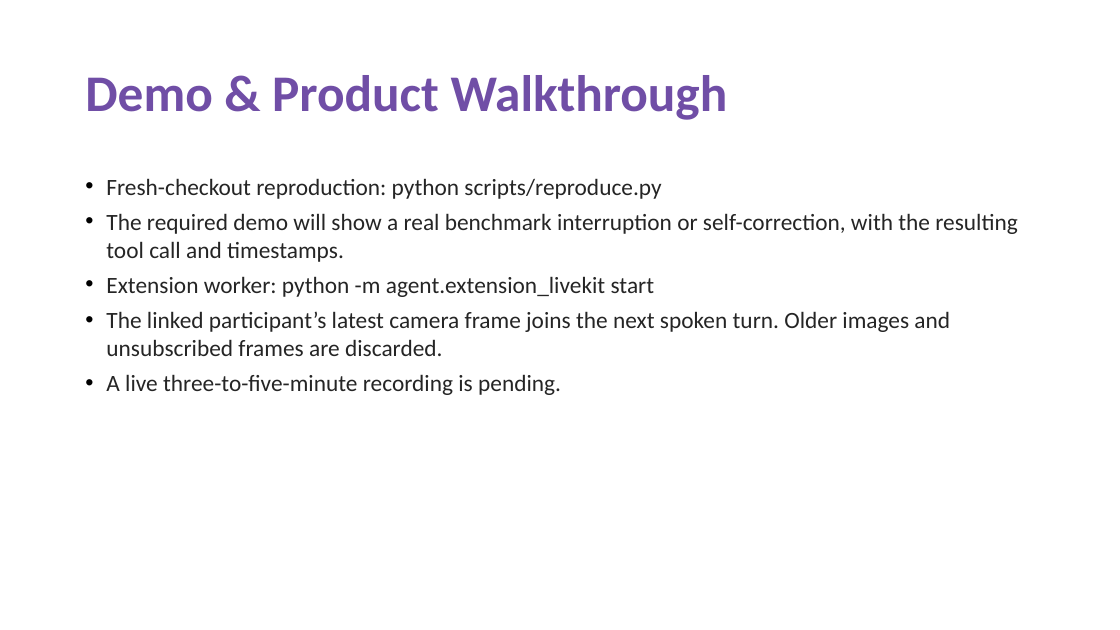
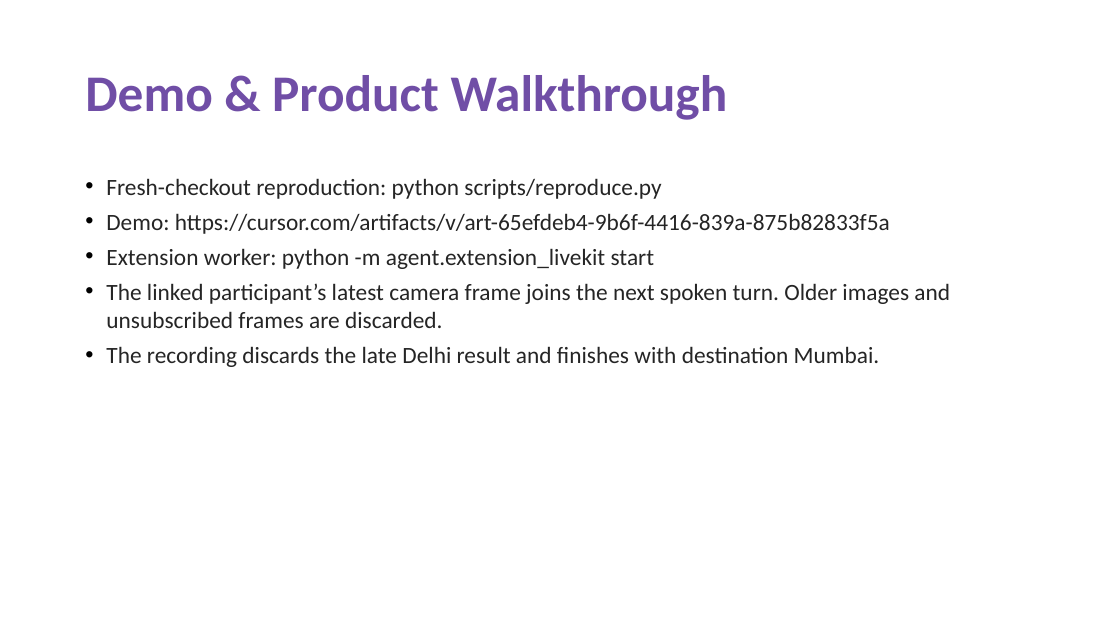
Before and after one commit to AdityaVKochar/Interra, a slide deck: slide 4 of docs/Interra_Theme05_submission.pptx. Drawn at 1120x630 pixels with LibreOffice and Linux fonts; fonts in the diff are those of the drawing. Boxes give left, top, right and bottom in pixels: in the first picture for what was removed or moved away, otherwise in the second. Text is boxed around its words. In the diff, an @@ line names an element or a change of style, - is before the commit and + after.

```diff
--- a/docs/Interra_Theme05_submission.pptx
+++ b/docs/Interra_Theme05_submission.pptx
@@ text at (x1=106, y1=213, x2=890, y2=234): text changed @@
-• The required demo will show a real benchmark interruption or self-correction, with the resulting tool call and timestamps.
+• Demo: https://cursor.com/artifacts/v/art-65efdeb4-9b6f-4416-839a-875b82833f5a
@@ text at (x1=106, y1=346, x2=880, y2=367): text changed @@
-• A live three-to-five-minute recording is pending.
+• The recording discards the late Delhi result and finishes with destination Mumbai.
```
Also in this commit, not shown: 3 other slides changed, 4 other files.
